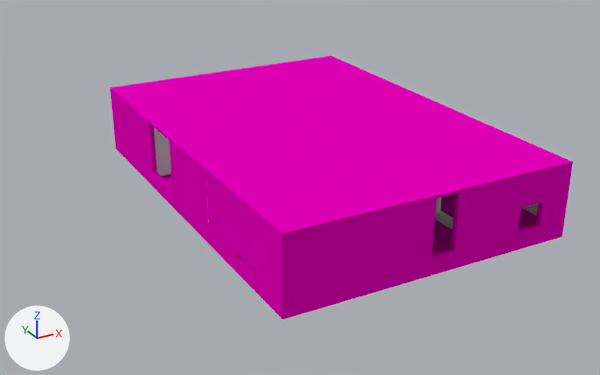
The Blender file Assets/Models/Maison.blend: old version first, new version second.
Before and after are seen from a 50 mm camera at (-21.6, -29.6, 13.8) aimed at (-3.4, 3.5, -2.8). Lighting does not change. The marker at lower left points along +X, +Y and +Z.
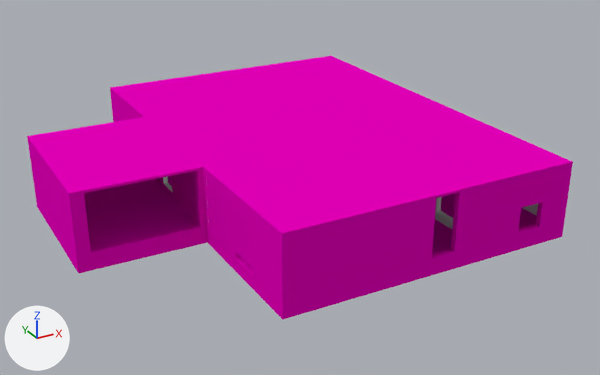
The edits, one by one:
Material 'SolGarage' (mat_solgarage) is new.
Its base color is (0.8, 0.8, 0.8) (white #e7e7e7).
me_cube is used by ob_cube; location (0.0, 0.0, 0.04); scale (1.0, 1.0, -0.0598).
me_cube had 1947 vertices, 1869 faces and spanned x -9.2..5.3, y -5.6..15.1, z -1.0..60.7.
me_cube now has 2067 vertices, 1997 faces and spans x -15.0..5.3, y -5.6..15.1, z -1.0..60.8.
Part 1, on me_cube:
23 faces are deleted.
70 vertices are added at x -15.0..-9.1, y 1.7..9.3, z -1.0..60.8.
42 new vertices lie (-5.5, 0.0, 0.0) away from vertices in x -9.2, y 1.7..9.3, z -1.0..53.1.
8 new vertices lie (0.0, 0.0, 7.6) away from vertices in x -15.0..-9.2, y 1.7..9.3, z 53.1.
15 new faces join them, mat_solgarage (white #e7e7e7).
130 new faces join them, mat_material (pink #e700bc).
2 new faces join them, mat_murssalon (white #e7e7e7).
4 new faces join them, mat_solsalon (white #e7e7e7).
me_cube part 2: 3 faces spanning x -9.2..-9.0, y 5.8..8.7, z 1.0..46.6 switch from mat_material (pink #e700bc) to mat_murssalon (white #e7e7e7).
me_cube now uses material mat_solgarage (white #e7e7e7).

Where the change shows, as pixel boxes (x1, y1, x2, y2) in the pictures (600 x 375 px):
'Cube', reshaped (18% wider): before (110, 56, 573, 319); after (27, 56, 573, 319)
part 1 of me_cube, built on: before (145, 118, 206, 233); after (27, 117, 207, 273)
part 2 of me_cube, recoloured: before (153, 172, 173, 193); after (164, 183, 173, 193)
